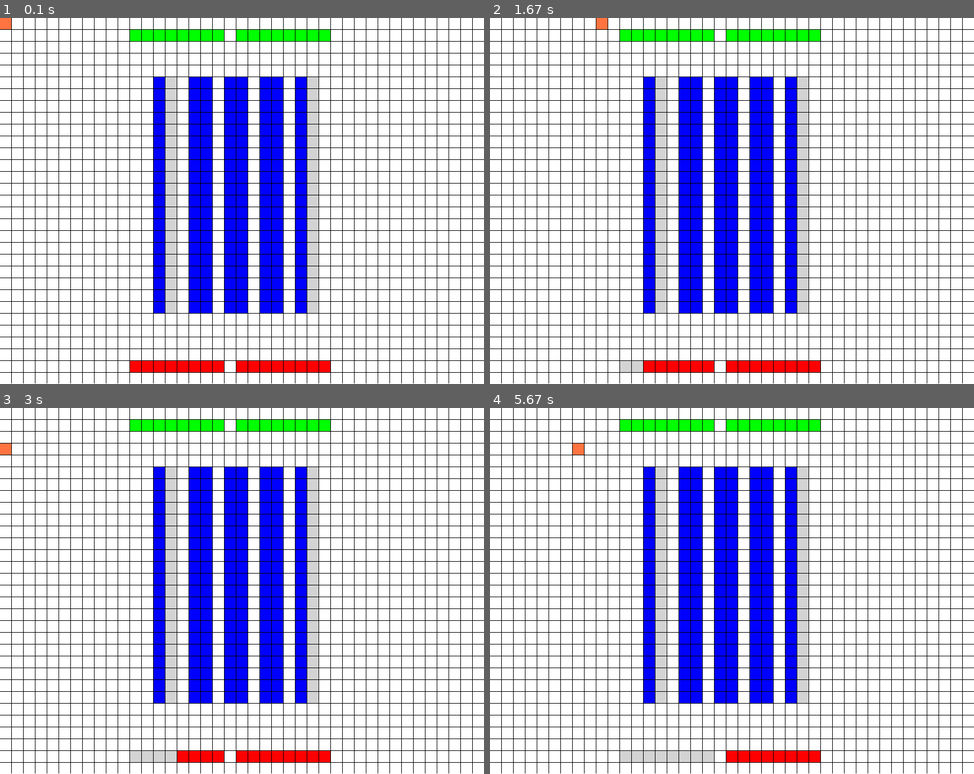
Above: before the commit, frames 1-4 (two rows, left to right).
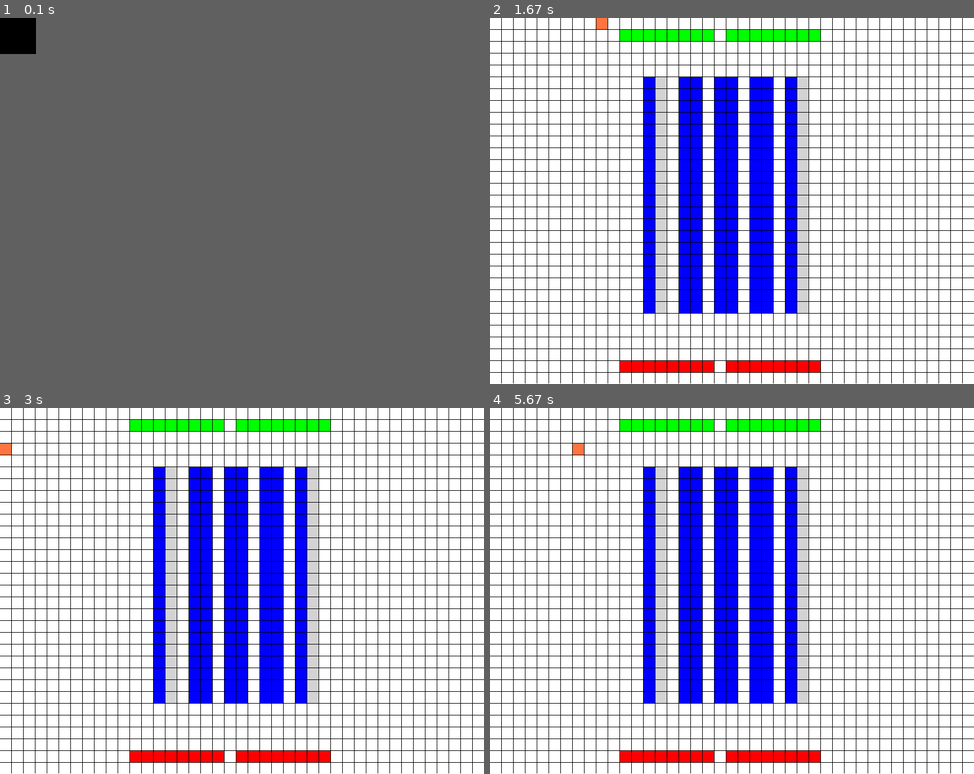
Above: after the commit, the same moments.

Repository: ironmann250/warehouse-simulator
Game: pygame game, started from interface.py
Two runs of this game, one before a commit and one after it. Both use one fixed random seed, a clock stepped at 60 frames per second and the inputs below.
Inputs:
- Up to frame 1 (0.1 s): no input
- Up to frame 2 (1.67 s): hold Right 0.33-0.8 s; hold Up 0.83-1.13 s; hold Right 1.17-1.63 s
- Up to frame 3 (3 s): hold Left 1.67-2.2 s; hold Down 2.23-2.53 s; hold Left 2.57-2.97 s
- Up to frame 4 (5.67 s): hold Up 3-3.37 s; hold Right 3.4-4.03 s; hold Down 4.07-4.43 s; hold Left 4.47-4.93 s; hold Right 4.97-5.43 s; hold Up from 5.47 s (still down)
In our replay, in frame 1 the window is 860x650 before the commit and 64x64 after it. These sizes can differ from the game's own. Grey fills any space a smaller window leaves; there, only what the larger window draws over its background counts as a difference.

The runs differ from the first frame. In frame 1, 26% of the frame differs, in the area x 0-100%, y 0-100%; in frame 2, 0.1%; in frame 3, 0.3%; in frame 4, 0.6%.

Commit message:
fixed event bug

Diff:
--- a/config.py
+++ b/config.py
@@ -13,13 +13,13 @@
 
 INPUT=2
 INPUT_CONTAINERS=8
-INPUT_SPEED=300 #milliseconds
+INPUT_SPEED=15000 #milliseconds
 INPUTS_COLOR=(0,255,0)
 
 
 OUTPUTS=2
 OUTPUT_CONTAINERS=8
-OUTPUT_SPEED=700 #milliseconds
+OUTPUT_SPEED=20000 #milliseconds
 OUTPUTS_COLOR=(255,0,0)
 
 CRATES_WIDTH=2
--- a/interface.py
+++ b/interface.py
@@ -1,5 +1,5 @@
 from tkinter import TRUE
-import pygame,config,time
+import pygame,config,time,asyncio
 
 #global vars
 from pygame.locals import (
@@ -15,9 +15,11 @@
 
 pygame.init()
 pygame.display.set_caption("warehouse simulator")
+time.sleep(0.05)
 ADDTOINPUT = pygame.USEREVENT + 1
-pygame.time.set_timer(ADDTOINPUT, config.INPUT_SPEED)
-REMOVEFROMOUTPUT = pygame.USEREVENT + 1
+pygame.time.set_timer(ADDTOINPUT,config.INPUT_SPEED)
+time.sleep(0.05)
+REMOVEFROMOUTPUT = pygame.USEREVENT + 2
 pygame.time.set_timer(REMOVEFROMOUTPUT, config.OUTPUT_SPEED)
 
 
@@ -290,11 +292,22 @@
         self.draw_components()
         pygame.display.update()
 
+    def handle_events(self,event_list):
+        for event in event_list:
+            if event.type == pygame.QUIT:
+                self.running = False
+            if event.type == REMOVEFROMOUTPUT:
+                self.remove_from_output()
+            if event.type == ADDTOINPUT:
+                self.add_to_input()
+
     def run(self):
         while self.running:
 
+            event_list=pygame.event.get()
+
             self.draw_frame()
-            self.clock.tick(120)
+            #self.clock.tick()
 
             keys=pygame.key.get_pressed()
 
@@ -311,13 +324,8 @@
                 self.move_crane('right')
                 time.sleep(0.1)
 
-            for event in pygame.event.get():
-                if event.type == pygame.QUIT:
-                    self.running = False
-                elif event.type == REMOVEFROMOUTPUT:
-                    self.remove_from_output()
-                elif event.type == ADDTOINPUT:
-                    self.add_to_input()
+            self.handle_events(event_list)
+
         pygame.quit()
 
 
